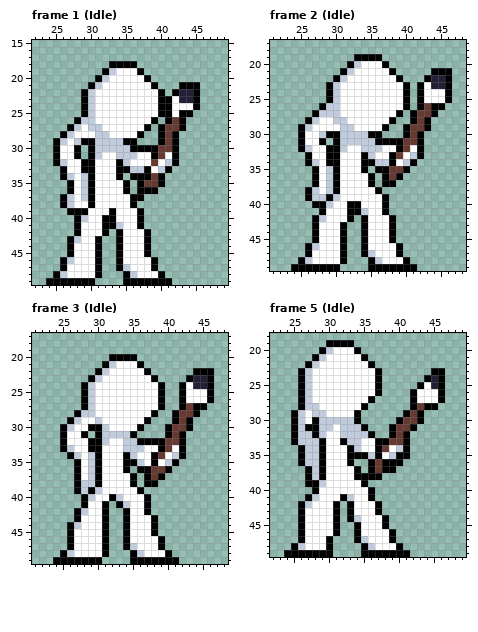
Pixel-art file -- sprites/Brush.ase. The first picture shows the starting point.
98x50 pixels, 50 frames. Shown: frame 1 (Idle): x 22..49, y 15..49; frame 2 (Idle): x 21..48, y 17..49; frame 3 (Idle): x 21..48, y 17..49; frame 5 (Idle): x 22..49, y 18..49. The commit also changed other frames, which this record leaves out.
After:
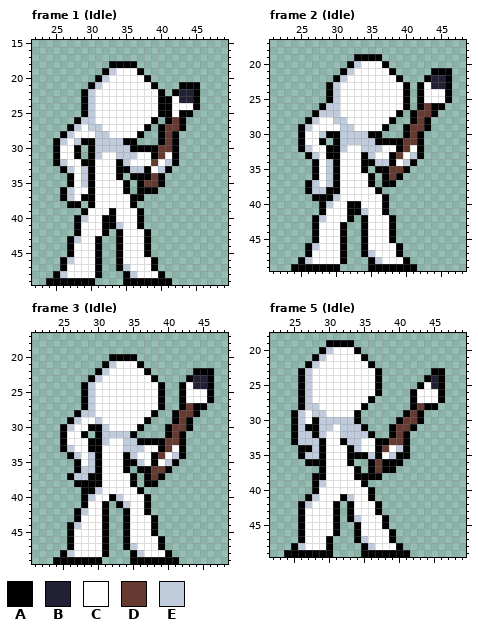
Palette (. is transparent): A #000000  B #222034  C #ffffff  D #663931  E #c0cbdc
Edits made:
Frame 1 (Idle), layer "Bod":
y 33: x 27 C -> E; x 29 A -> E
y 34: x 26..27 AE -> .A
y 36: x 26..27 .A -> AE; x 29 E -> C
y 37: x 29 E -> A
y 38: x 26..29 AECC -> .AA.
y 39: x 27..28 AA -> ..
Frame 2 (Idle), layer "Bod":
y 33: x 27 C -> E
y 34: x 26..27 AE -> .A; x 29 A -> E
y 37: x 26..27 .A -> AE
y 38: x 28..29 CE -> EA
y 39: x 26..28 AEE -> .AA
y 40: x 27 A -> .
Frame 3 (Idle), layer "Bod":
y 36: x 28 C -> E
y 37: x 26..29 .ACE -> AEEA
y 38: x 28..29 EE -> AA
y 39: x 27..28 AE -> .A
Frame 5 (Idle), layer "Bod":
y 34: x 27 E -> A
y 36: x 26..28 AEE -> .AA
y 37: x 27..28 AE -> ..
y 38: x 27..28 AE -> .A
y 39: x 27 A -> .
Changed places in both pictures, as pixel boxes (x1, y1, x2, y2):
changed: (60, 166, 88, 215)
changed: (305, 152, 333, 208)
changed: (67, 466, 95, 494)
changed: (298, 445, 319, 487)
